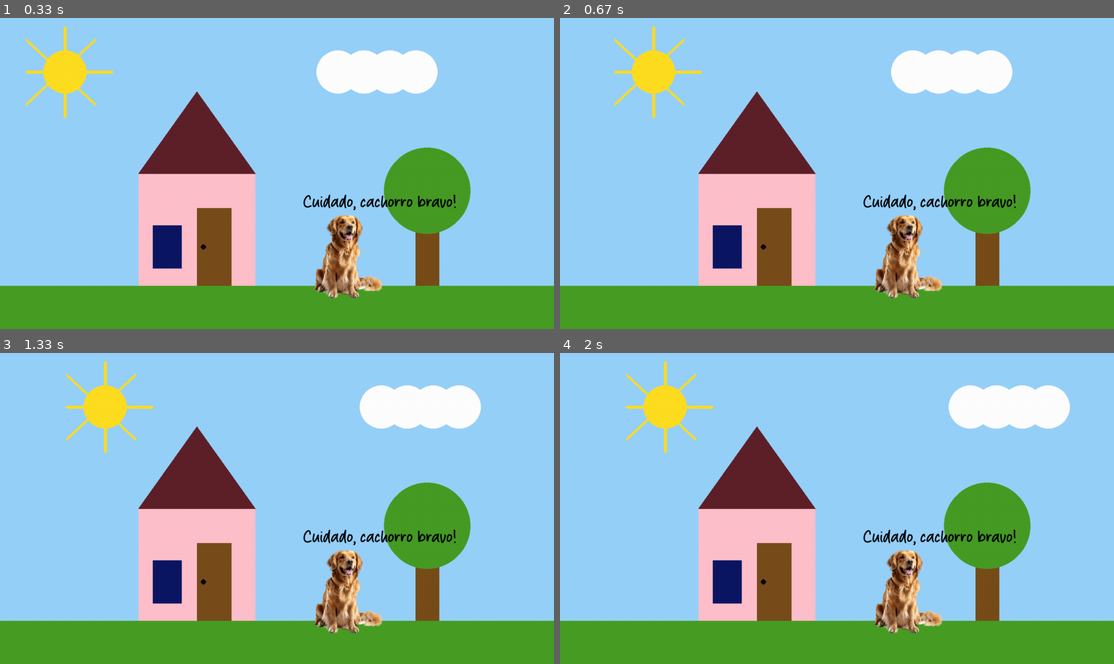
Above: before the commit, frames 1-4 (two rows, left to right).
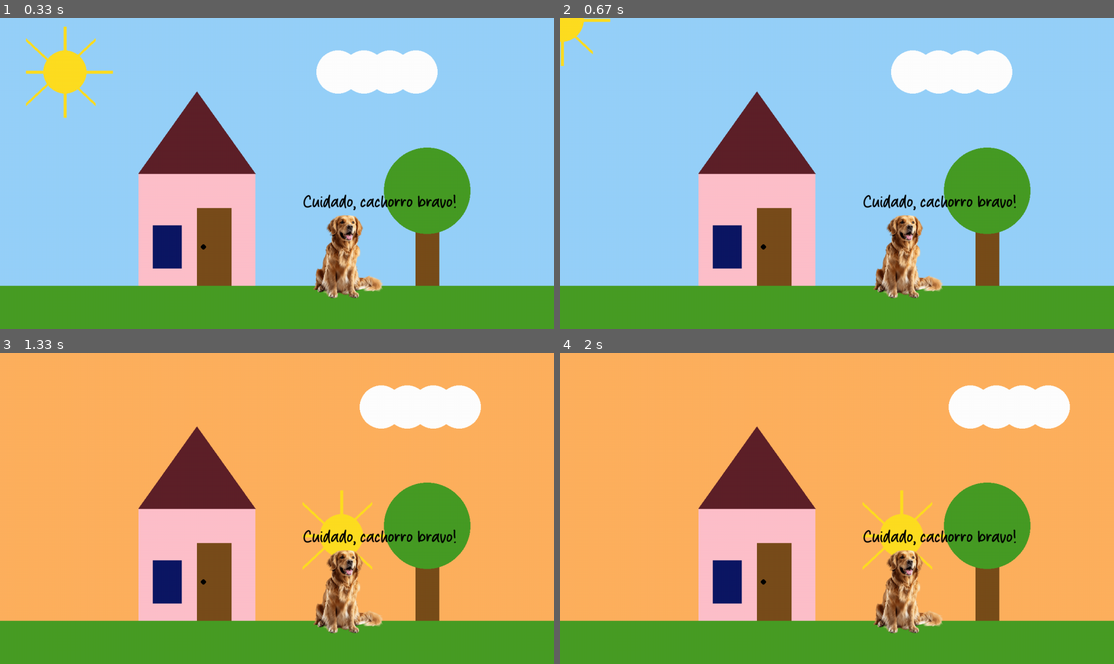
Above: after the commit, the same moments.

Repository: biasferr/intro-ao-pygame
Game: pygame game, started from casinha.py
Same seed, same stepped clock (60 frames per second), same inputs: the game is played once before the commit and once after it.
Inputs (mouse positions are in pixels of both pictures, inside the frame that each line leads up to):
- Up to frame 1 (0.33 s): no input
- Up to frame 2 (0.67 s): hold M from 0.33 s (still down); hold Right from 0.33 s (still down)
- Up to frame 3 (1.33 s): release M at 0.8 s; release Right at 0.8 s; press the mouse at (105, 580) at 0.87 s; move the mouse to (232, 489) at 0.97 s; release the mouse at (360, 399) at 1.1 s; click (343, 536) at 1.22 s
- Up to frame 4 (2 s): hold M 1.5-1.97 s; click (637, 499) at 1.58 s

Frame 1 is identical in both runs. In frame 2, 1.7% of the frame differs, in the area x 0-26%, y 0-33%; in frame 3, 68%, in the area x 0-100%, y 0-87%; in frame 4, 68%.

Commit message:
CASINHA ULTIMATE FINAL

Diff:
--- a/casinha.py
+++ b/casinha.py
@@ -31,13 +31,17 @@
 sol_x= 150
 sol_y= 125
 velocidade_sol = 200
-manha = (151,209,250)
-tarde = (255, 177, 94)
-noite = (39, 17, 145)
+cor_manha = (151,209,250)
+cor_tarde = (255, 177, 94)
+cor_noite = (39, 17, 145)
 background_color = (151,209,250)
-estagio = 'manhã'
 
 
+
+audio_manha = mixer.Sound ("manhã.mp3")
+audio_tarde = mixer.Sound ("tarde.mp3")
+audio_noite = mixer.Sound ("noite.mp3")
+estado = 'teclado'
 
 while True:
     clock.tick(60)
@@ -48,70 +52,67 @@
             sys.exit()
         if ev.type == MOUSEBUTTONUP:
             if ev.button == 1:
+                #mudança de audio
+
                 if estagio == 'manhã':
-                    mixer.music.load ("manhã.mp3")
-                    mixer.music.play(-1)
-                    estagio = 'tarde'
+                    audio_manha.play()
+
                 elif estagio == 'tarde':
-                    mixer.music.load ("tarde.mp3")
-                    mixer.music.play(-1)
-                    estagio = 'noite'
+                    audio_tarde.play()
+
                 elif estagio == 'noite':
-                    mixer.music.load ("noite.mp3")
-                    mixer.music.play (-1)
-                    estagio = 'manhã'
+                    audio_noite.play()
 
-        # if ev.type == KEYDOWN:
-        #     tecla = ev.key
-        #     if background_color == (151,209,250):
-        #         if tecla == K_SPACE:
-        #             background_color = (255, 177, 94)
-        #     elif background_color == (255, 177, 94):
-        #         if tecla == K_SPACE:
-        #             background_color == (39, 17, 145)
-        #     elif background_color == (39, 17, 145):
-        #         if tecla == K_SPACE:
-        #             background_color = (151,209,250)
+        if ev.type == KEYDOWN:
+            if ev.key == K_m:
+                if estado == 'mouse':
+                    estado = 'teclado'
+                elif estado == 'teclado':
+                    estado = 'mouse'
 
 
 
     ##movimentos
     dt= clock.get_time()/1000
     keys= key.get_pressed()
-    mousee = mouse.get_pressed()
+    # mousee = mouse.get_pressed()
+        #movimento sol
 
-    # mudança de audio
+    if estado == 'teclado':
+        if keys[K_RIGHT]:
+            if sol_x >= 1175:
+                sol_x= 1175
+            else:
+                sol_x = sol_x + velocidade_sol * dt
+        elif keys[K_LEFT]:
+            if sol_x <= 100:
+                sol_x = 100
+            else:
+                sol_x= sol_x - velocidade_sol * dt
+        elif keys[K_UP]:
+            if sol_y <= 105:
+                sol_y= 105
+            else:
+                sol_y= sol_y - velocidade_sol * dt
+        elif keys[K_DOWN]:
+            if sol_y >= 740:
+                sol_y= 740
+            else:
+                sol_y= sol_y + velocidade_sol * dt
+    elif estado == 'mouse':
+        sol_x, sol_y = mouse.get_pos()
 
-
-    #movimento sol
-    if keys[K_RIGHT]:
-        if sol_x >= 1175:
-            sol_x= 1175
-        else:
-            sol_x = sol_x + velocidade_sol * dt
-    elif keys[K_LEFT]:
-        if sol_x <= 100:
-            sol_x = 100
-        else:
-            sol_x= sol_x - velocidade_sol * dt
-    elif keys[K_UP]:
-        if sol_y <= 105:
-            sol_y= 105
-        else:
-            sol_y= sol_y - velocidade_sol * dt
-    elif keys[K_DOWN]:
-        if sol_y >= 740:
-            sol_y= 740
-        else:
-            sol_y= sol_y + velocidade_sol * dt
 
     #mudança de cor do céu
     if sol_y < 350:
-        background_color = manha
+        background_color = cor_manha
+        estagio = 'manhã'
     elif sol_y < 650:
-        background_color = tarde
+        background_color = cor_tarde
+        estagio = 'tarde'
     else:
-        background_color = noite
+        background_color = cor_noite
+        estagio = 'noite'
 
     #movimento da nuvem
     nuvem_x = nuvem_x + velocidade_nuvem * dt
